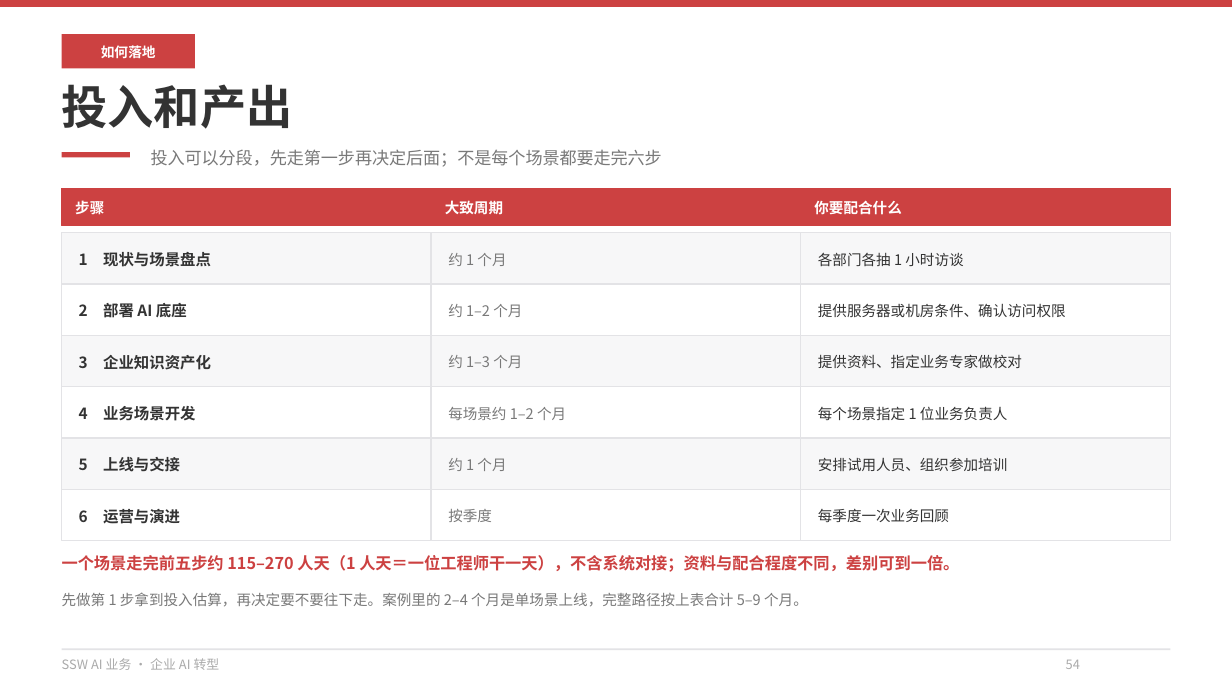
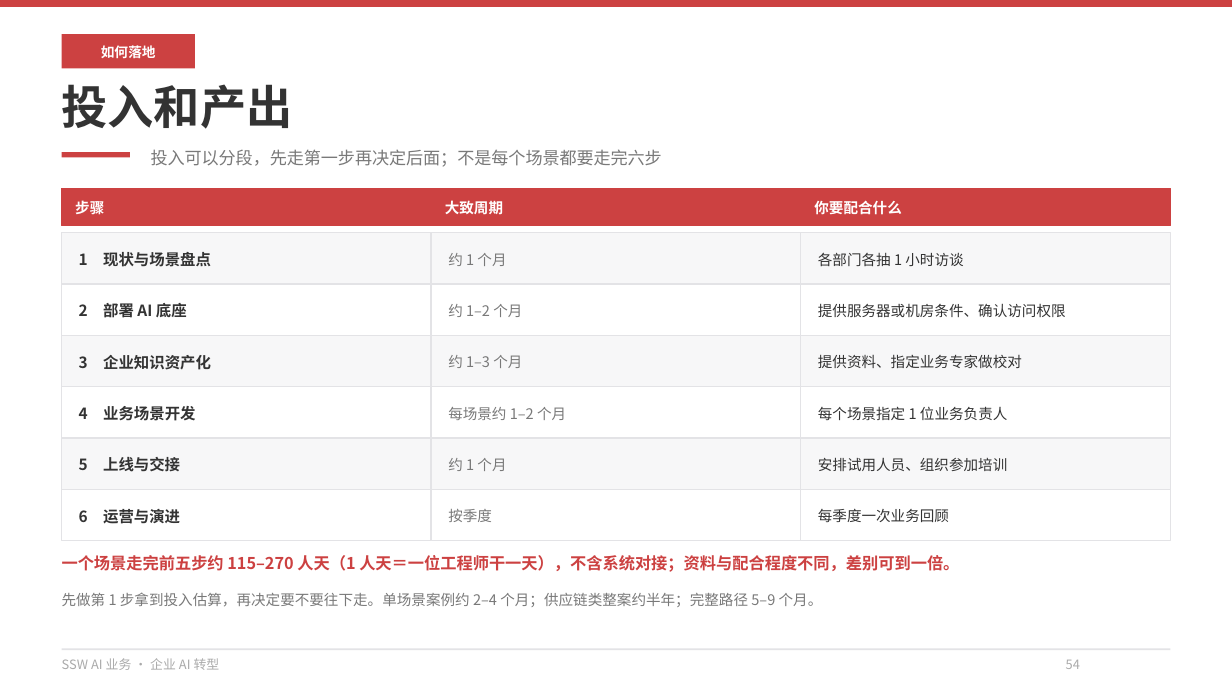
Before and after one commit to hveraus/ssw-business, a slide deck: slide 54 of SSW AI 业务_v2/SSW AI 业务_v3.pptx. Drawn at 1232x693 pixels with LibreOffice and Linux fonts; fonts in the diff are those of the drawing. Boxes give left, top, right and bottom in pixels: in the first picture for what was removed or moved away, otherwise in the second. Text is boxed around its words. In the diff, an @@ line names an element or a change of style, - is before the commit and + after.

Commit message:
第一步：统一收费与安全口径
- P40：去掉代采/代管代付/垫资口径，改为费用直结 + 按驻场人天协助
- P41：带宽费改为付给线路服务商（第三方直付）
- P09：「代采主流模型」改为「模型选型与采购协助」
- P33/P56：删除「标准功能不重复收取软件授权费」，统一为按驻场人天计费
- P59：「都可以写进合同」收敛为「支持写入合同条款与验收清单，以合同约定为准」；「数据不外流」改为「数据去向可确认」
- P47–P49：落地支持加资格边界（不提供绕过地区限制的方案）
- P12：加一期口径桥接注（不等同 P54 完整路径）
- P54：周期注释同步（单场景 2–4 个月 / 供应链约半年 / 完整路径 5–9 个月）

```diff
--- a/SSW AI 业务_v2/SSW AI 业务_v3.pptx
+++ b/SSW AI 业务_v2/SSW AI 业务_v3.pptx
@@ text at (62, 592, 823, 607): text changed @@
-先做第 1 步拿到投入估算，再决定要不要往下走。案例里的 2–4 个月是单场景上线，完整路径按上表合计 5–9 个月。
+先做第 1 步拿到投入估算，再决定要不要往下走。单场景案例约 2–4 个月；供应链类整案约半年；完整路径 5–9 个月。
```
Also in this commit, not shown: 10 other slides changed, 1 other file.
